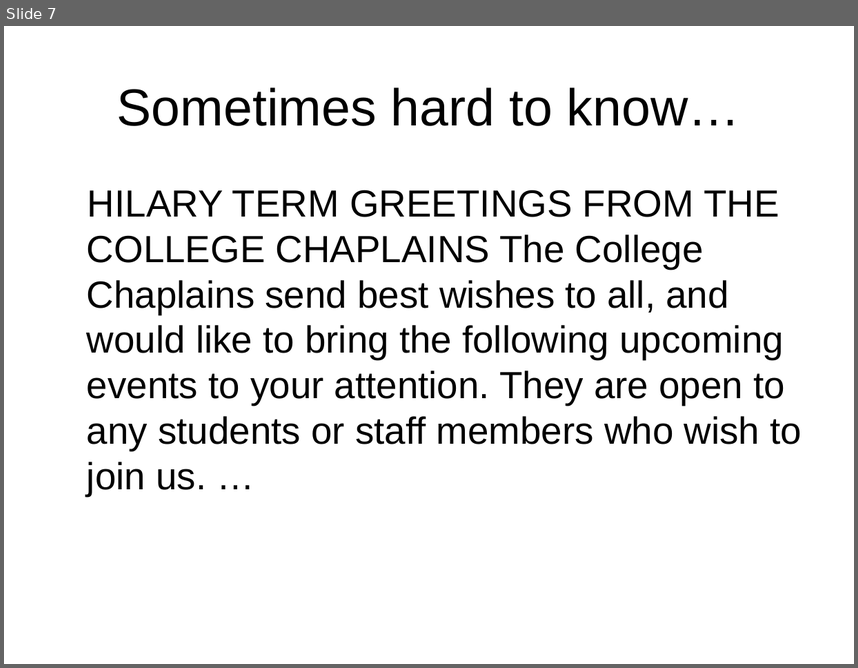
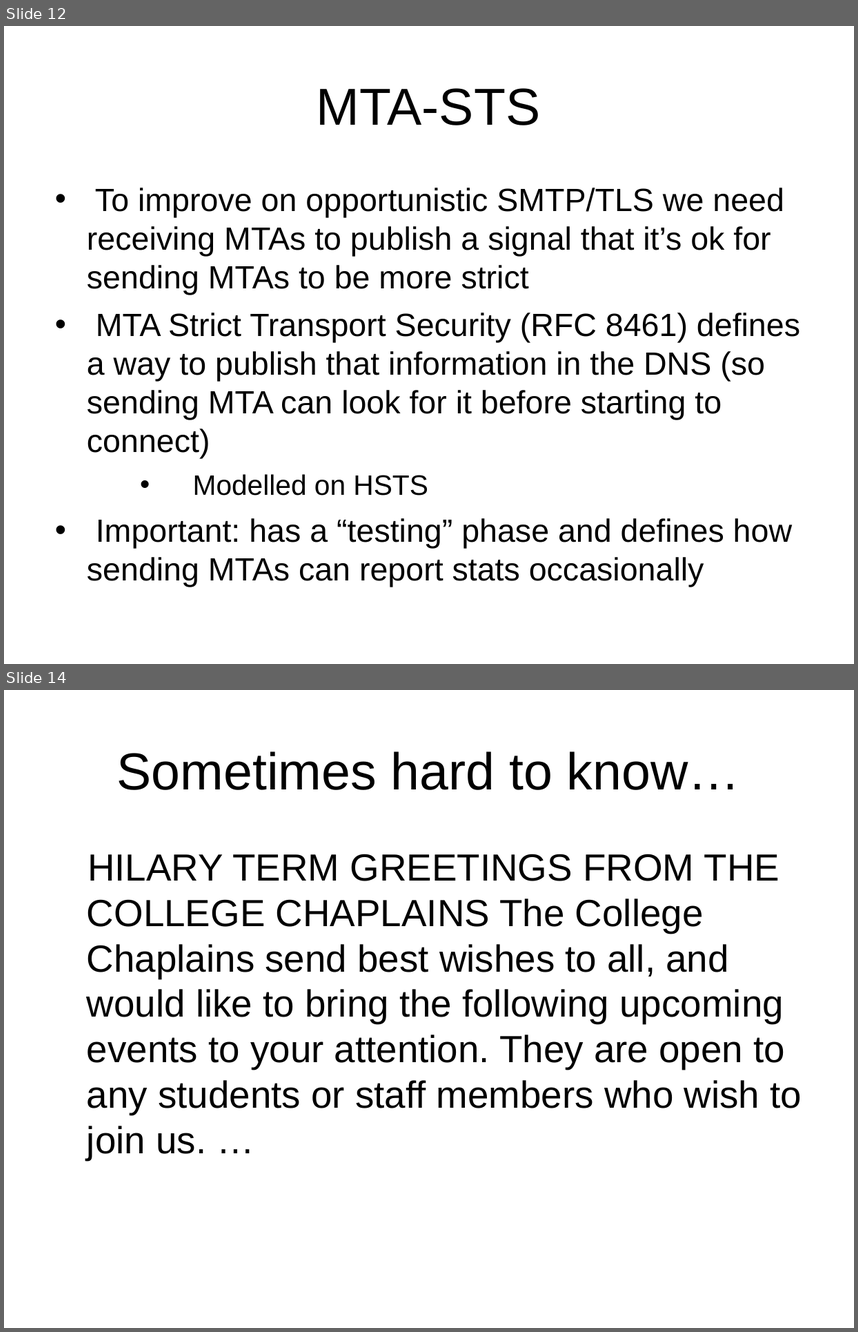
Before and after one commit to sftcd/cs7053, a slide deck: 2016lectures/04-spam.ppt. Shown one above the other, each under a label of ours: slide 7 before the commit, slides 12 and 14 after it; the slides between them are not shown. The pictures are 858x668 and 858x1332 pixels, drawn with LibreOffice and Linux fonts; fonts in the diff are those of the drawing. Boxes give left, top, right and bottom in pixels: in the first picture for what was removed or moved away, otherwise in the second. Text is boxed around its words. In the diff, an @@ line names an element or a change of style, - is before the commit and + after.

```diff
--- a/2016lectures/04-spam.ppt
+++ b/2016lectures/04-spam.ppt
@@ slide 12 added at [4, 26, 854, 664], background #FFFFFF @@
@@ title added at [317, 88, 541, 125], 44 pt, text #000000 @@
+MTA-STS
@@ text added at [87, 187, 800, 587], 27.2 pt, text #000000 @@
+• To improve on opportunistic SMTP/TLS we need receiving MTAs to publish a signal that it’s ok for sending MTAs to be more strict
+• MTA Strict Transport Security (RFC 8461) defines a way to publish that information in the DNS (so sending MTA can look for it before starting to connect)
+  • Modelled on HSTS
+• Important: has a “testing” phase and defines how sending MTAs can report stats occasionally
@@ what was slide 7 is now slide 14 @@
```
Also in this commit, not shown: 8 slides changed, 6 other slides added, 2 other files.
